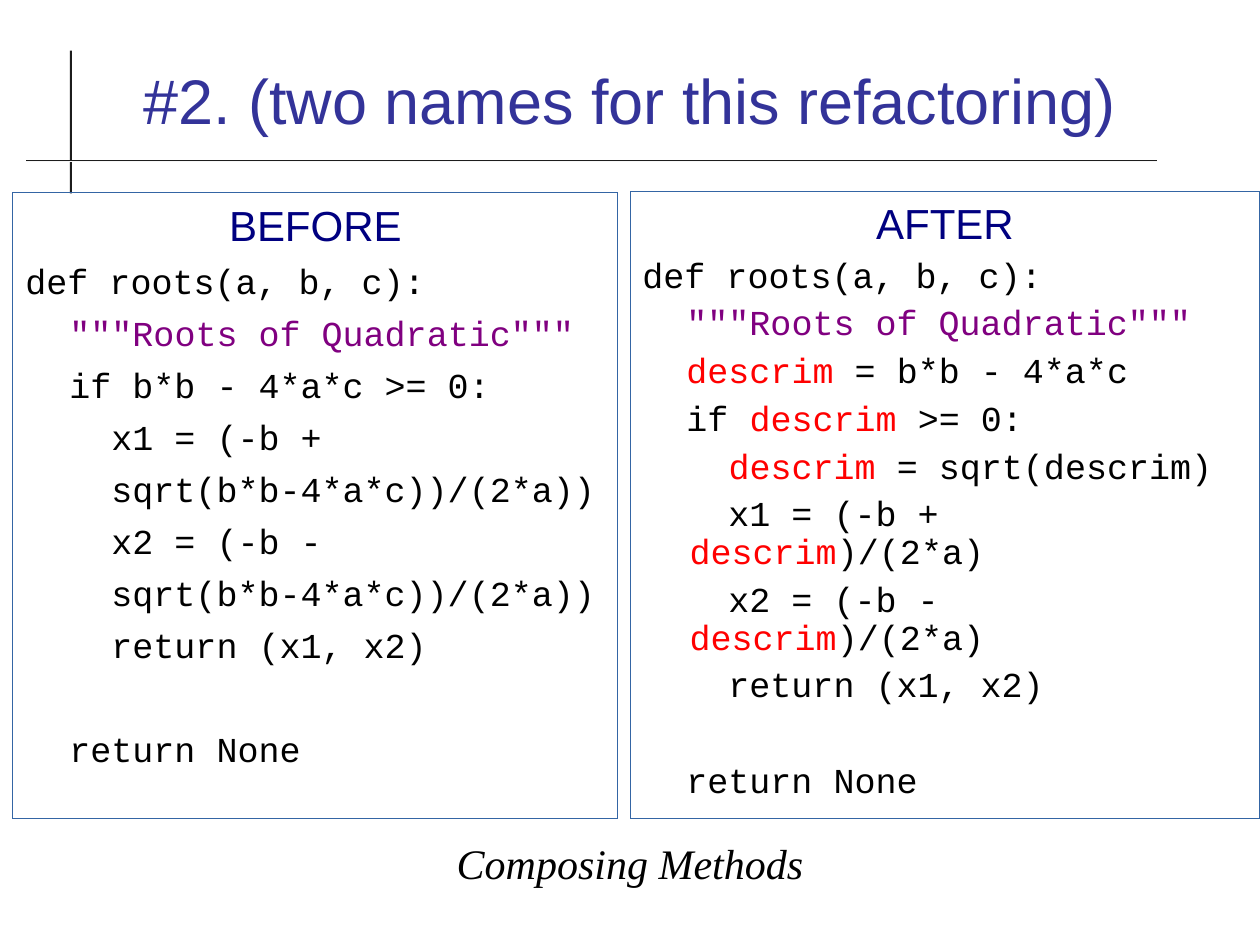
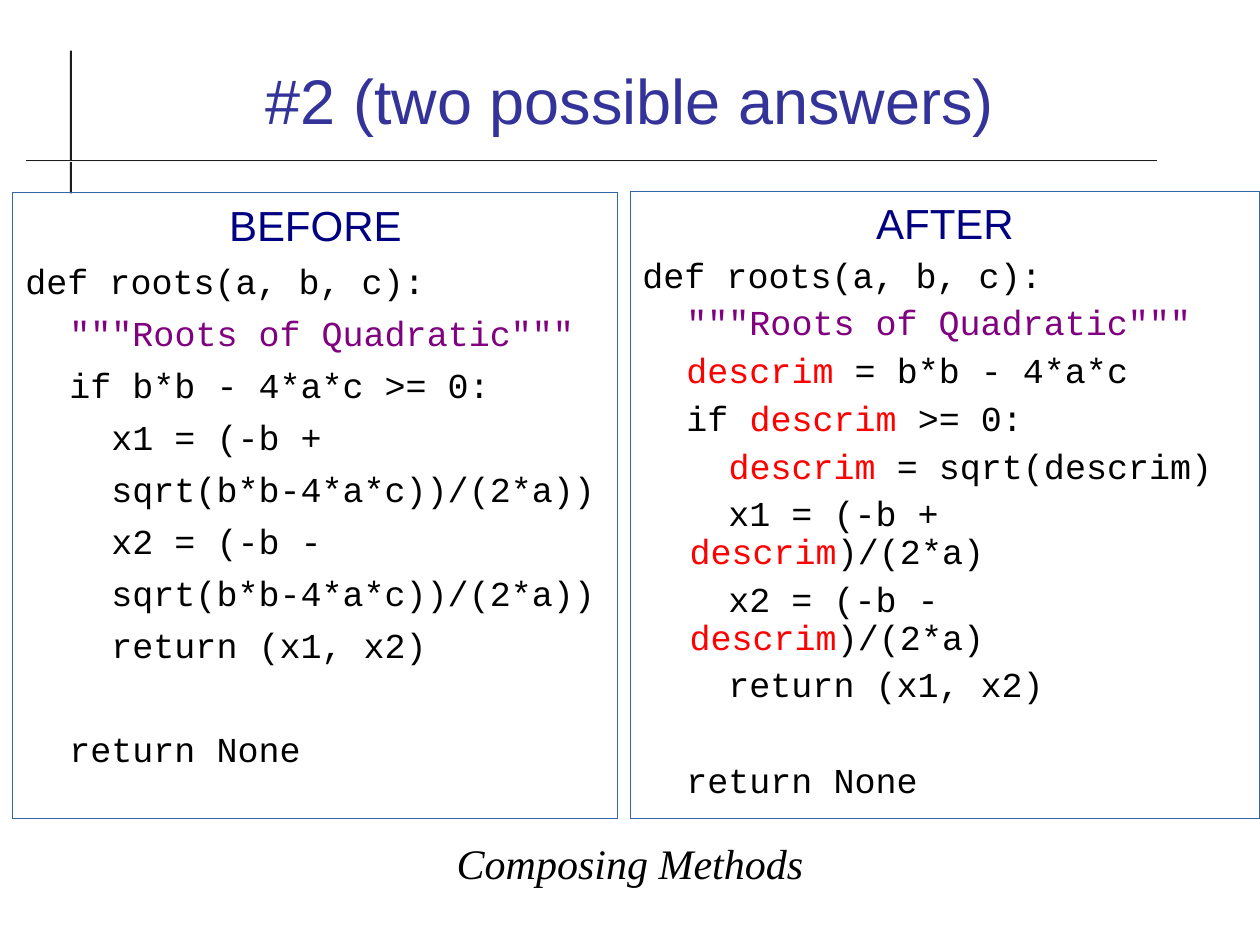
Before and after one commit to cpske/ISP, a slide deck: slide 3 of refactoring/Refactoring-Review.odp. Drawn at 1260x945 pixels with LibreOffice and Linux fonts; fonts in the diff are those of the drawing. Boxes give left, top, right and bottom in pixels: in the first picture for what was removed or moved away, otherwise in the second. Text is boxed around its words. In the diff, an @@ line names an element or a change of style, - is before the commit and + after.

```diff
--- a/refactoring/Refactoring-Review.odp
+++ b/refactoring/Refactoring-Review.odp
@@ title at bbox=[266, 78, 993, 136]: text changed @@
-#2. (two names for this refactoring)
+#2 (two possible answers)
```
Also in this commit, not shown: 6 other slides changed, 2 other files.
